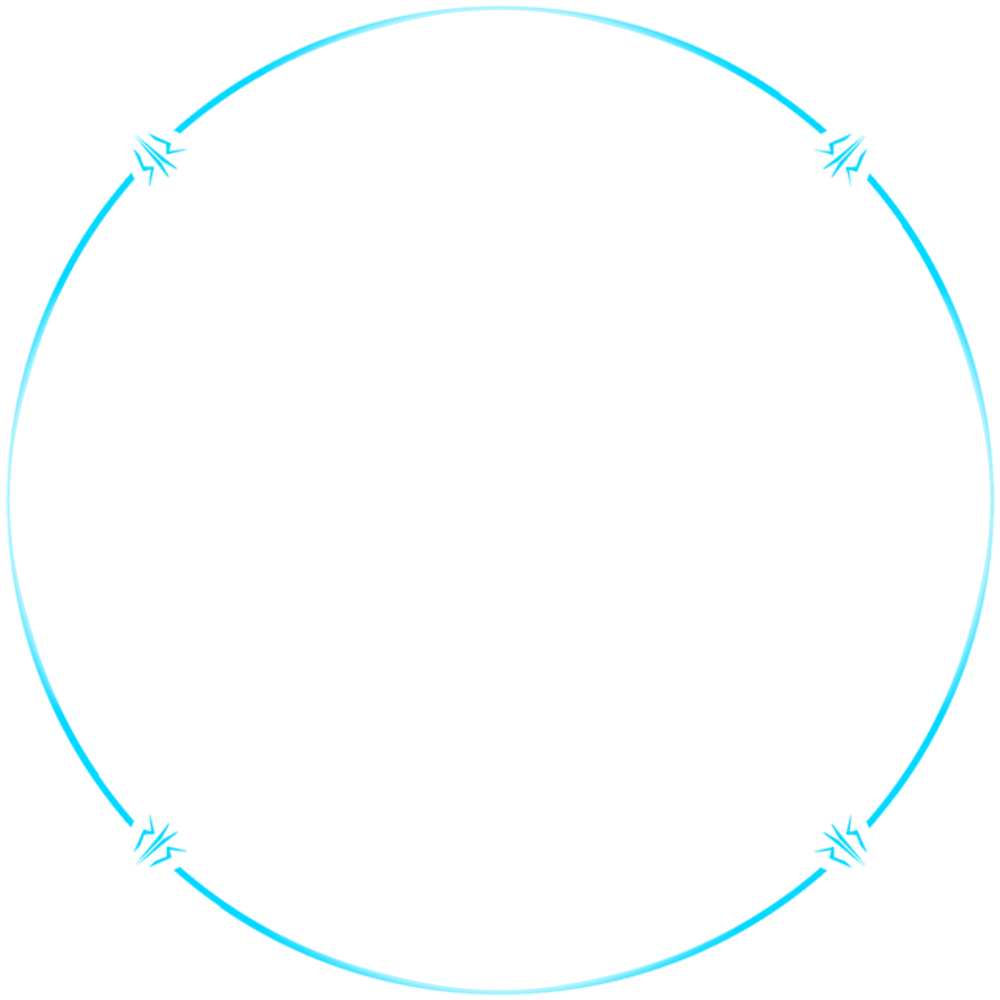
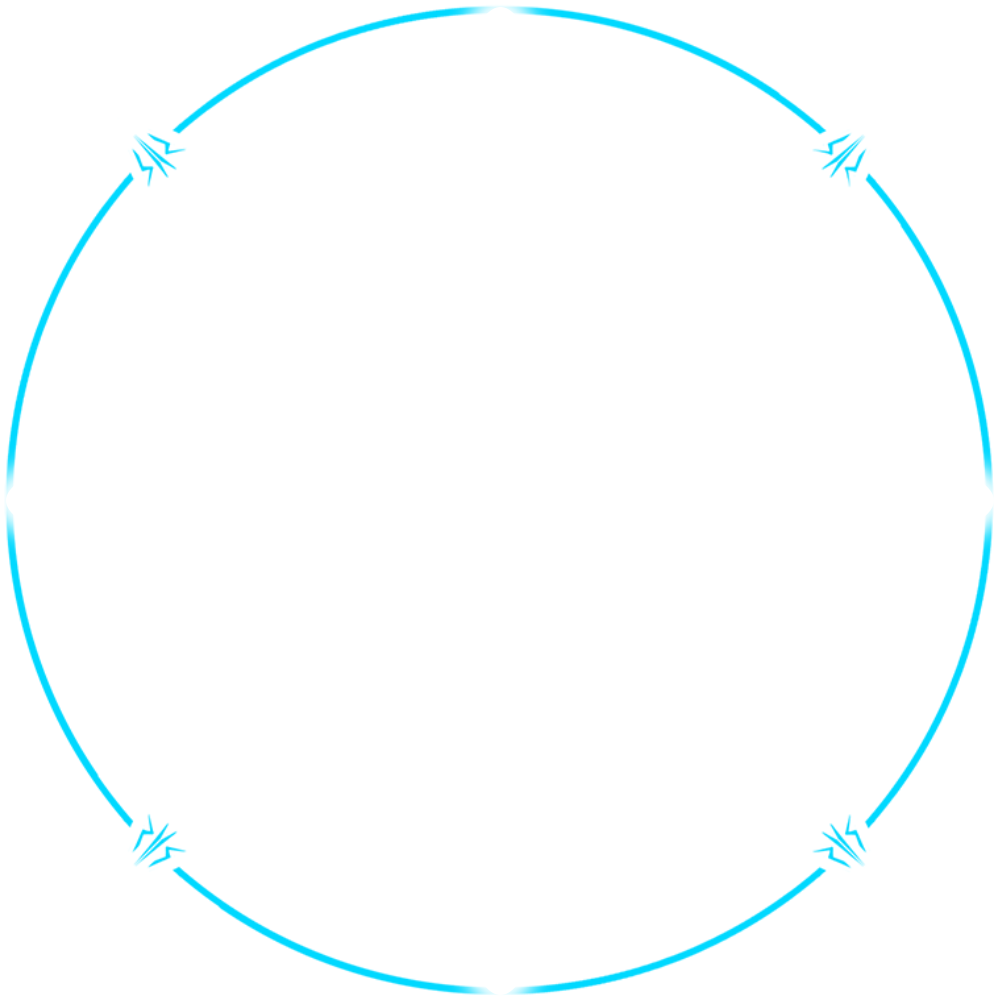
Layered file, before and after one edit (1000 × 1000). Changes by layer:
painted on "Layer 2" over [4, 4, 995, 996]
